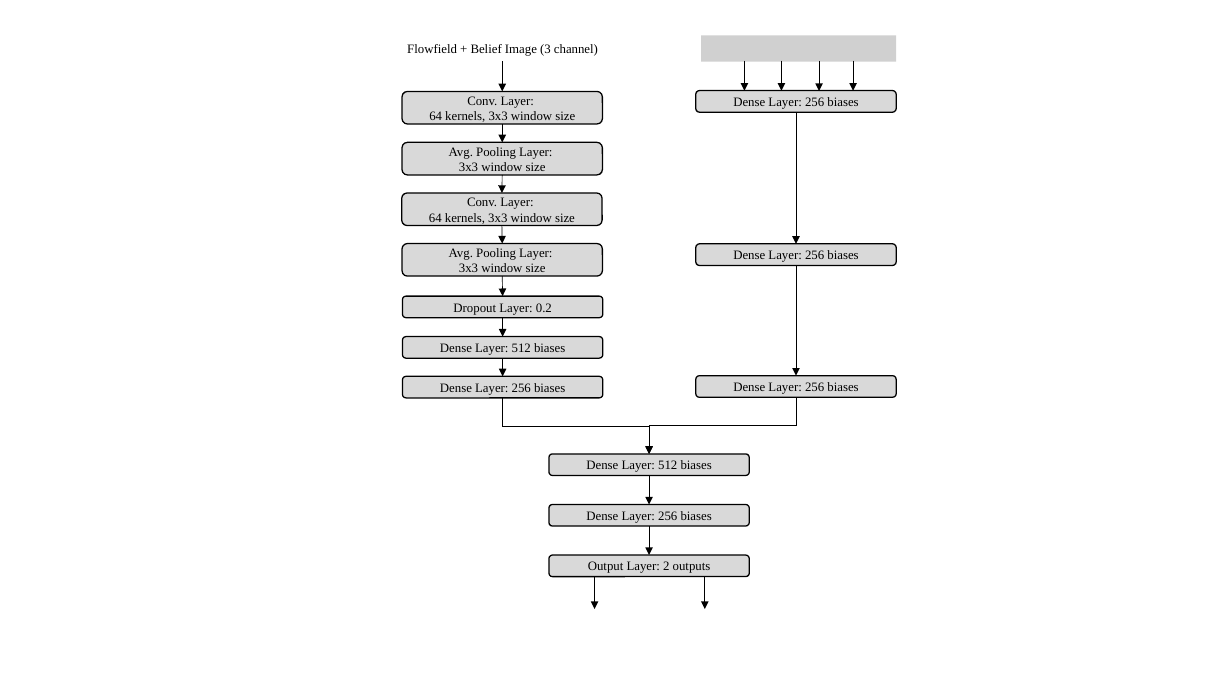
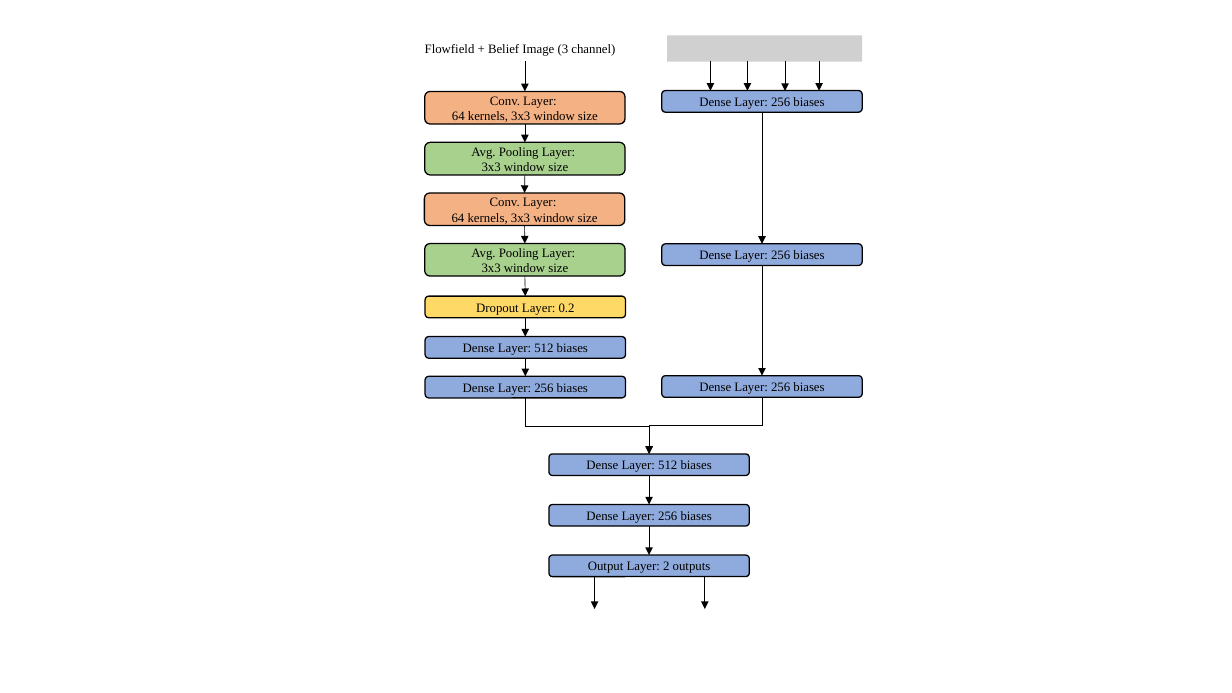
Before and after one commit to UKY-IRA/pytorch-soft-actor-critic, a slide deck: slide 3 of preliminary_results/figures/figures.pptx. Drawn at 1232x693 pixels with LibreOffice and Linux fonts; fonts in the diff are those of the drawing; grey boxes stand for pictures; background and template pictures are left out. Boxes give left, top, right and bottom in pixels: in the first picture for what was removed or moved away, otherwise in the second. Text is boxed around its words. In the diff, an @@ line names an element or a change of style, - is before the commit and + after.

```diff
--- a/preliminary_results/figures/figures.pptx
+++ b/preliminary_results/figures/figures.pptx
@@ text "Flowfield + Belief Image (3 ...": place and size @@
-text "Flowfield + Belief Image (3 ..." at [407, 44, 598, 56]
+text "Flowfield + Belief Image (3 ..." at [425, 44, 615, 56]
@@ 6 arrows, 3 rounded rectangles, 1 picture: place and size @@
-6 arrows, 3 rounded rectangles, 1 picture at [696, 35, 897, 397]
+6 arrows, 3 rounded rectangles, 1 picture at [662, 35, 862, 397]
@@ rounded rectangle "Conv. Layer:" at [425, 91, 626, 124]: fill #D9D9D9 to #F4B183 @@
@@ rounded rectangle "Avg. Pooling Layer:" at [425, 142, 626, 175]: fill #D9D9D9 to #A9D18E @@
@@ rounded rectangle "Conv. Layer:" at [424, 193, 625, 226]: fill #D9D9D9 to #F4B183 @@
@@ 4 arrows, 3 rounded rectangles: place and size @@
-4 arrows, 3 rounded rectangles at [402, 91, 603, 376]
+4 arrows, 3 rounded rectangles at [425, 91, 626, 376]
@@ rounded rectangle "Avg. Pooling Layer:" at [425, 244, 626, 276]: fill #D9D9D9 to #A9D18E @@
@@ rounded rectangle "Dropout Layer: 0.2" at [425, 297, 626, 318]: fill #D9D9D9 to #FFD966 @@
@@ 4 rounded rectangles, 3 arrows: place and size @@
-4 rounded rectangles, 3 arrows at [402, 61, 604, 397]
+4 rounded rectangles, 3 arrows at [424, 61, 626, 397]
@@ fill #D9D9D9 to #8FAADC in 8 elements at [549, 454, 750, 475], [549, 505, 750, 526], [549, 555, 750, 577], [425, 336, 626, 358], [425, 376, 626, 397], [662, 91, 862, 112], [662, 244, 862, 265], [662, 376, 862, 397] @@
@@ elbow arrow moved from (503, 398) - (649, 454) to (526, 398) - (649, 454) @@
@@ elbow arrow moved from (796, 397) - (649, 454) to (762, 397) - (649, 454) @@
```
Also in this commit, not shown: 1 other slide changed, 2 slides added, 1 slide removed, 31 other files.
